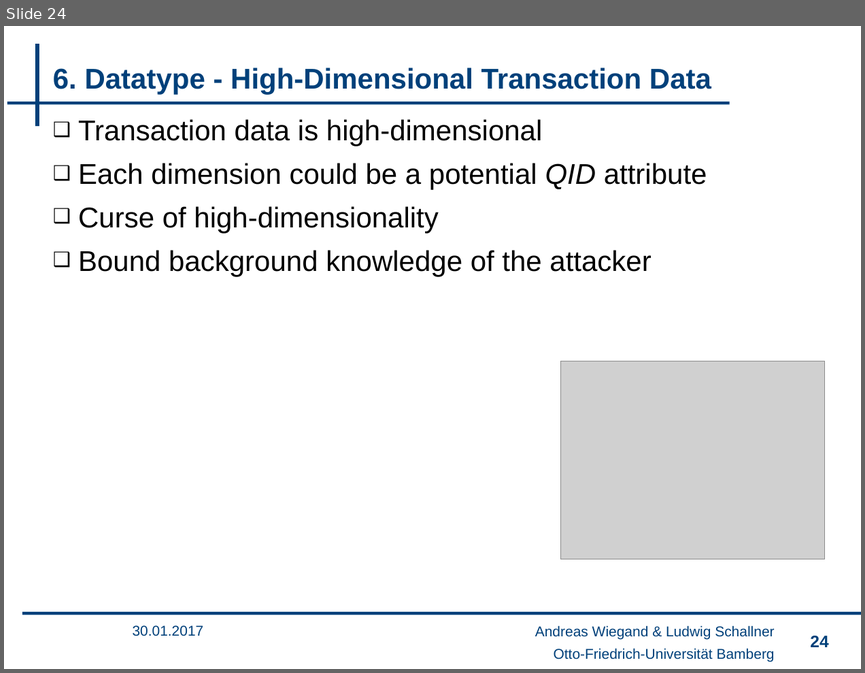
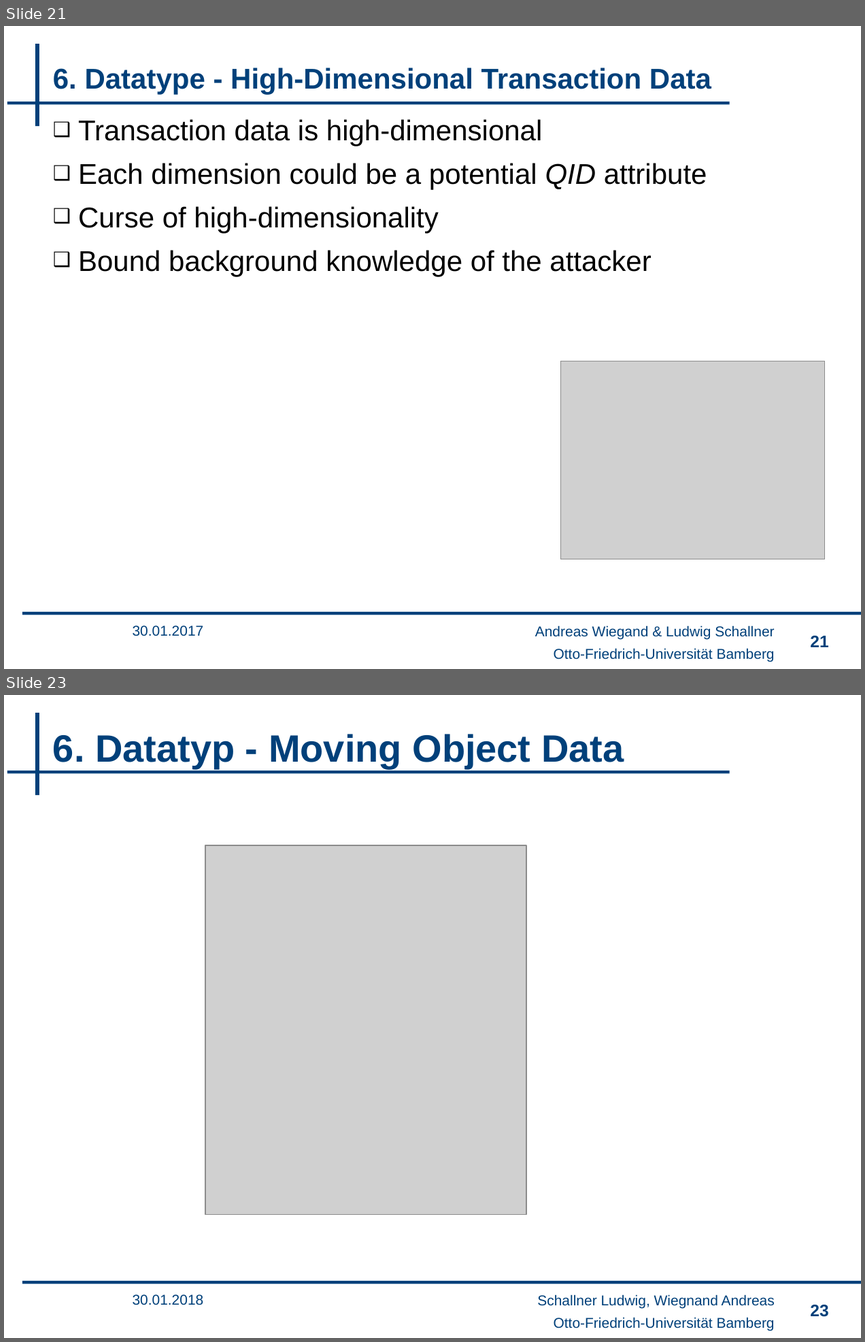
Before and after one commit to wsgan001/PSI-MSem, a slide deck: presentation/sicherheits_final_anV2.pptx. Shown one above the other, each under a label of ours: slide 24 before the commit, slides 21 and 23 after it; the slides between them are not shown. The pictures are 865x673 and 865x1342 pixels, drawn with LibreOffice and Linux fonts; fonts in the diff are those of the drawing; grey boxes stand for pictures; background and template pictures are left out. Boxes give left, top, right and bottom in pixels: in the first picture for what was removed or moved away, otherwise in the second. Text is boxed around its words. In the diff, an @@ line names an element or a change of style, - is before the commit and + after.

```diff
--- a/presentation/sicherheits_final_anV2.pptx
+++ b/presentation/sicherheits_final_anV2.pptx
@@ slide 23 added at bbox=[4, 695, 861, 1338], background #FFFFFF; not listed: 4 template elements that a slide beside it also shows @@
@@ title added at bbox=[53, 734, 623, 769], 32 pt, text #00407A, bold @@
+6. Datatyp - Moving Object Data
@@ picture added at bbox=[205, 845, 527, 1215] @@
@@ text added at bbox=[133, 1294, 204, 1305], 12 pt, text #00407A @@
+30.01.2018
@@ text added at bbox=[537, 1294, 774, 1308], 12 pt, text #00407A @@
+Schallner Ludwig, Wiegnand Andreas
@@ page number added at bbox=[810, 1304, 828, 1317], 14 pt, text #00407A @@
+23
@@ what was slide 24 is now slide 21 @@
@@ page number at bbox=[810, 635, 828, 647]: text changed @@
-24
+21
```
Also in this commit, not shown: 4 slides changed, 5 other files.
